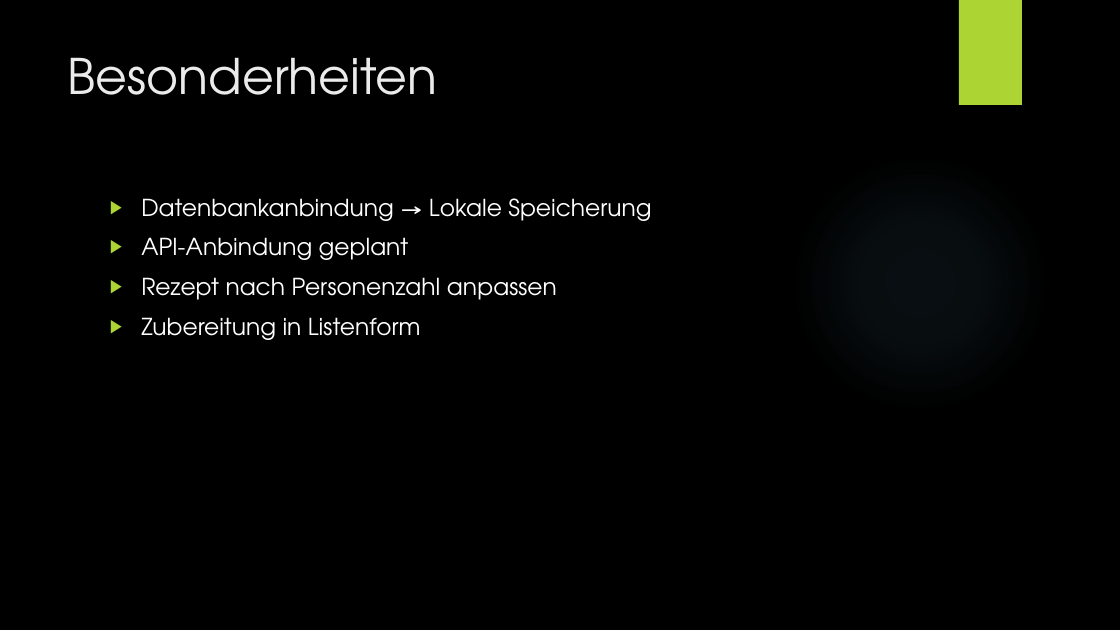
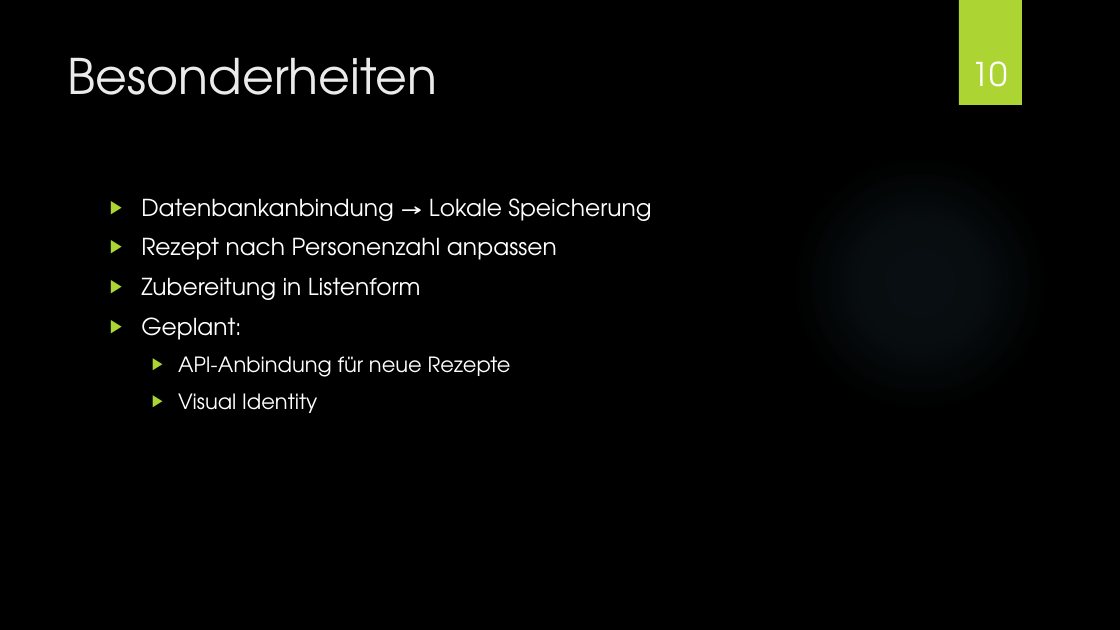
Before and after one commit to Wenja26/rezept, a slide deck: slide 10 of Rezptapp.pptx. Drawn at 1120x630 pixels with LibreOffice and Linux fonts; fonts in the diff are those of the drawing; background and template pictures are left out. Boxes give left, top, right and bottom in pixels: in the first picture for what was removed or moved away, otherwise in the second. Text is boxed around its words. In the diff, an @@ line names an element or a change of style, - is before the commit and + after.

```diff
--- a/Rezptapp.pptx
+++ b/Rezptapp.pptx
@@ page number added at <box>971,61,1007,87</box>, 28 pt, text #FFFFFF @@
+10
@@ text at <box>141,237,409,260</box>: paragraph removed @@
-▶ API-Anbindung geplant
@@ text at <box>141,317,511,413</box>: paragraphs added @@
+▶ Geplant:
+  ▶ API-Anbindung für neue Rezepte
+  ▶ Visual Identity
```
Also in this commit, not shown: 9 other slides changed, 17 other files.
